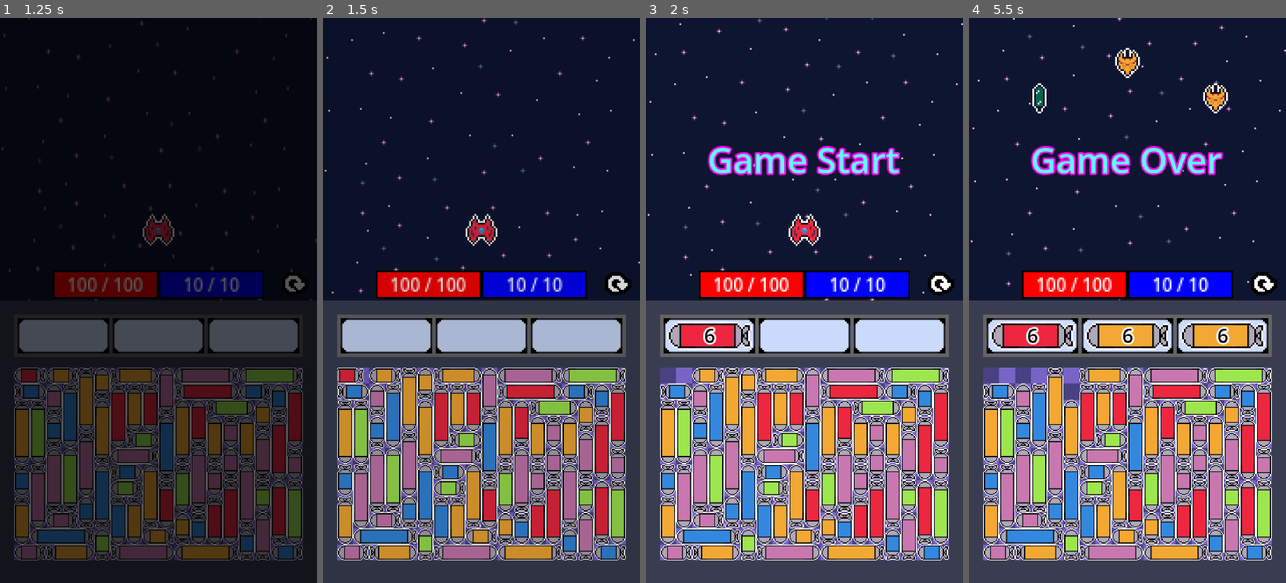
Above: before the commit, frames 1-4 (left to right).
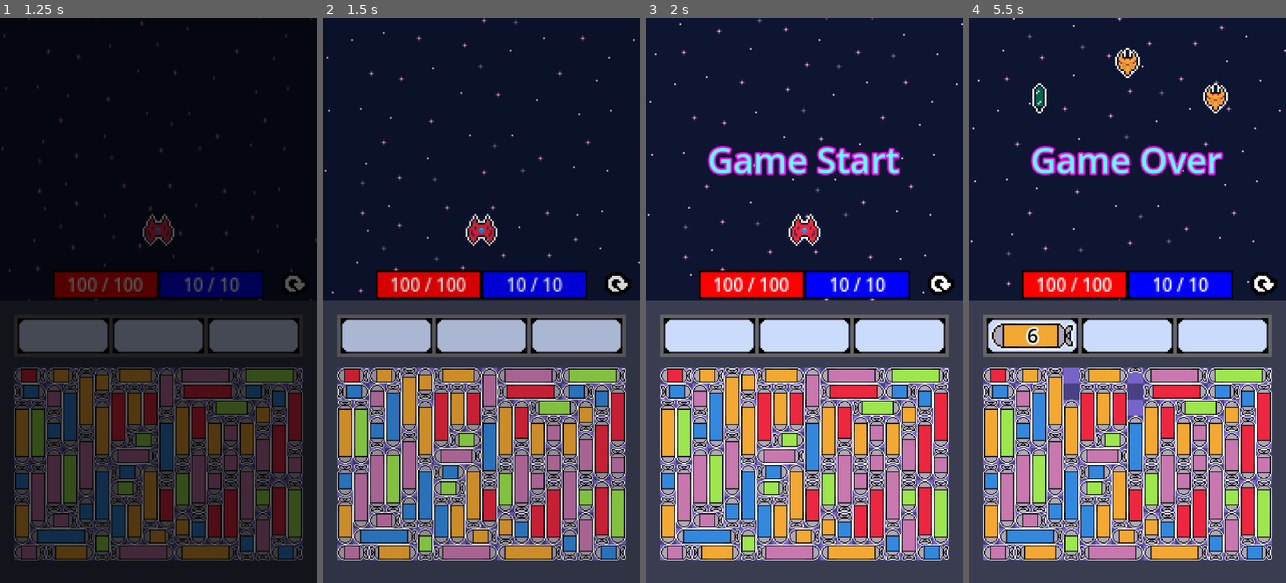
Above: after the commit, the same moments.

Repository: ZoNaDak/GalaxyPuzzleShooter_ProtoType
Game: Godot game, scene res://game/scenes/title/title_scene.tscn
Two runs of this game, one before a commit and one after it. Both use one fixed random seed, a clock stepped at 60 frames per second and the inputs below.
Inputs (mouse positions are in pixels of both pictures, inside the frame that each line leads up to):
- Up to frame 1 (1.25 s): click "Game Start" at 0.5 s
- Up to frame 2 (1.5 s): tap Enter at 1.25 s; move the mouse to (354, 373) at 1.27 s; tap 2 at 1.35 s; click (354, 373) at 1.42 s
- Up to frame 3 (2 s): no input
- Up to frame 4 (5.5 s): move the mouse to (1032, 373) at 2.02 s; tap 1 at 2.1, 3.6, 5.1 s; click (1032, 373) at 2.17 s; move the mouse to (1054, 402) at 2.77 s; tap 2 at 2.85, 4.35 s; click (1054, 402) at 2.92 s; move the mouse to (1070, 385) at 3.52 s; click (1070, 385) at 3.67 s; move the mouse to (1102, 373) at 4.27 s; click (1102, 373) at 4.42 s; move the mouse to (1137, 390) at 5.02 s; click (1137, 390) at 5.17 s

Frame 1 is identical in both runs. In frame 2, 0.2% of the frame differs, in the area x 4-15%, y 61-65%; in frame 3, 1.5%; in frame 4, 3.9%, in the area x 4-94%, y 53-71%.

Commit message:
Add LeaveStageFlowState

Diff:
--- a/wool-galaxy-proto/core/autoloads/system_ui/system_ui_manager.gd
+++ b/wool-galaxy-proto/core/autoloads/system_ui/system_ui_manager.gd
@@ -11,6 +11,16 @@
 
 @export var _fade_rect: ColorRect
 
+var _is_fading: bool = false
+
+#endregion
+
+#region Property
+
+var is_faded: bool:
+	get:
+		return _fade_rect.visible
+
 #endregion
 
 #region Lifecycle
@@ -18,6 +28,7 @@
 func _ready() -> void:
 	_fade_rect.visible = false
 	_fade_rect.modulate.a = 0.0
+	_is_fading = false
 
 #endregion
 
@@ -25,18 +36,26 @@
 
 ## 페이드 아웃 (화면 어두워짐)
 func fade_out(duration: float) -> void:
+	_is_fading = true
+
 	_fade_rect.visible = true
 	var tween := create_tween()
 	tween.tween_property(_fade_rect, "modulate:a", 1.0, duration)
 	await tween.finished
 	fade_completed.emit()
 
+	_is_fading = false
+
 ## 페이드 인 (화면 밝아짐)
 func fade_in(duration: float) -> void:
+	_is_fading = true
+
 	var tween := create_tween()
 	tween.tween_property(_fade_rect, "modulate:a", 0.0, duration)
 	await tween.finished
 	_fade_rect.visible = false
 	fade_completed.emit()
 
+	_is_fading = false
+
 #endregion
--- a/wool-galaxy-proto/core/autoloads/system_ui/system_ui_manager.tscn
+++ b/wool-galaxy-proto/core/autoloads/system_ui/system_ui_manager.tscn
@@ -15,5 +15,4 @@
 anchor_bottom = 1.0
 grow_horizontal = 2
 grow_vertical = 2
-mouse_filter = 2
 color = Color(0, 0, 0, 1)
--- a/wool-galaxy-proto/game/scenes/main/flow/states/leave_stage_flow_state.gd
+++ b/wool-galaxy-proto/game/scenes/main/flow/states/leave_stage_flow_state.gd
@@ -10,16 +10,17 @@
 #region Override Methods
 
 func get_state_type() -> StateType:
-    return StateType.LEAVE_STAGE
+	return StateType.LEAVE_STAGE
 
 func begin() -> void:
-    pass
+	await SystemUIManager.fade_out(0.5)
+	GameManager.change_state(GameManager.GameState.TITLE)
 
 @warning_ignore("unused_parameter")
 func update(delta_time: float) -> StateType:
-    return StateType.NONE
+	return StateType.NONE
 
 func end() -> void:
-    pass
+	pass
 
 #endregion
--- a/wool-galaxy-proto/game/scenes/title/title_scene.gd
+++ b/wool-galaxy-proto/game/scenes/title/title_scene.gd
@@ -7,6 +7,7 @@
 
 #region Variables
 
+var _is_initialized = false
 var _is_changing_scene: bool = false
 
 #endregion
@@ -16,6 +17,12 @@
 func _ready() -> void:
 	super._ready()
 	_is_changing_scene = false
+	_is_initialized = false
+
+	if SystemUIManager.is_faded:
+		await SystemUIManager.fade_in(0.5)
+
+	_is_initialized = true
 
 #endregion
 
@@ -29,7 +36,7 @@
 #region Signal Callbacks
 
 func _on_start_button_pressed() -> void:
-	if _is_changing_scene:
+	if _is_changing_scene or not _is_initialized:
 		return
 	_is_changing_scene = true
 
